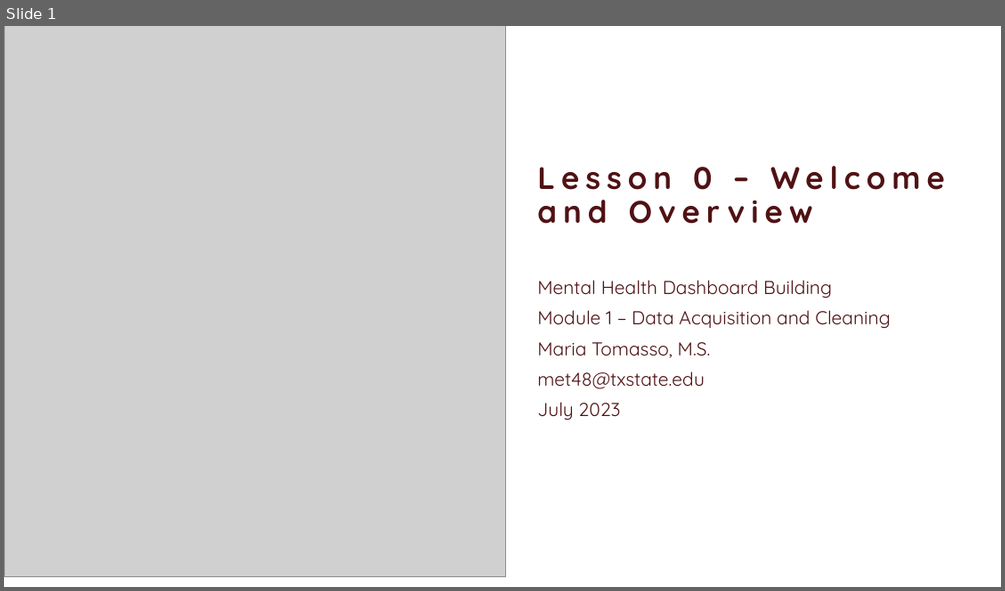
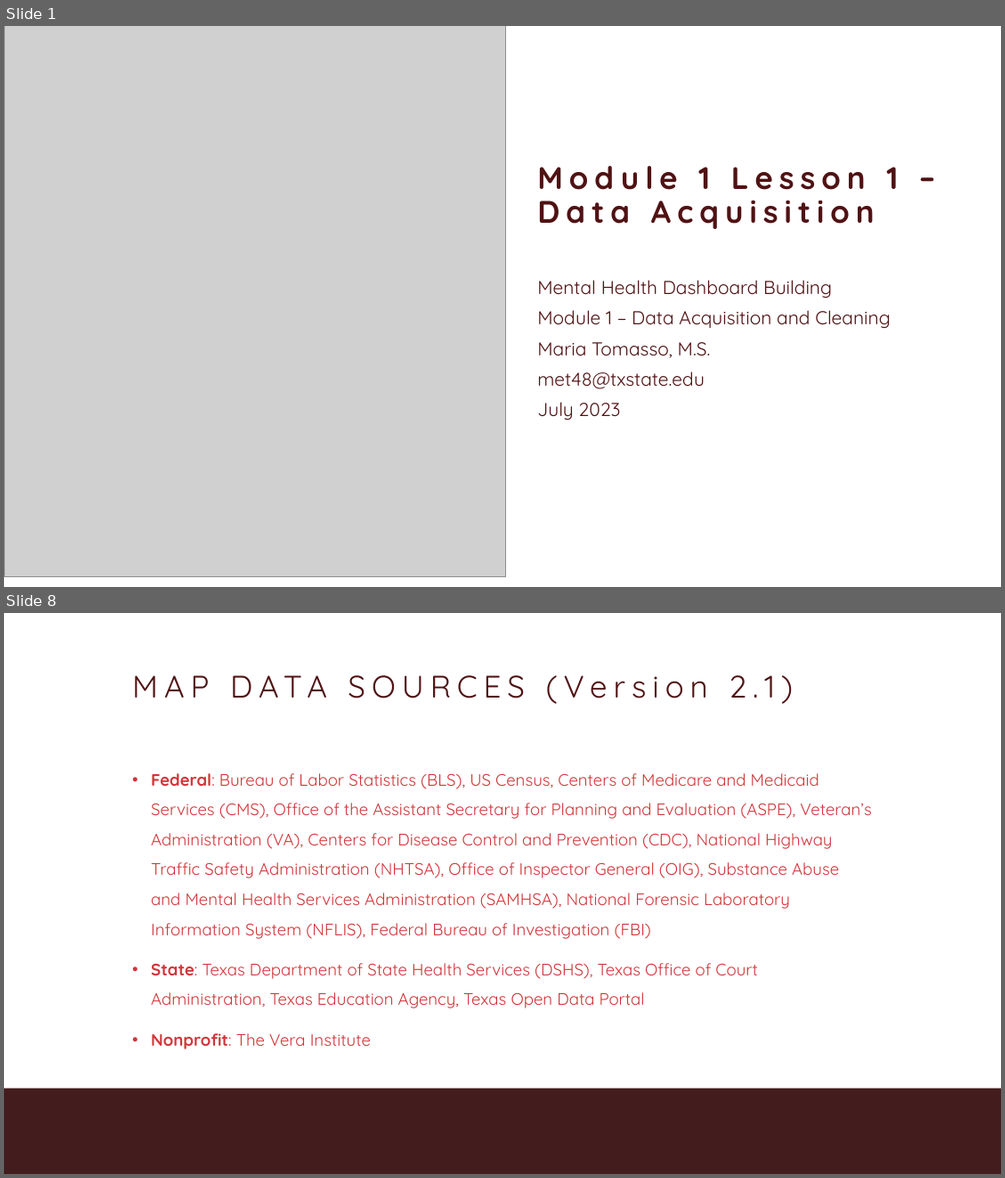
Before and after one commit to MariaElise-T/MH_Dashboard_Tutorial, a slide deck: Formatted Slides/Module1_Video1.pptx. Shown one above the other, each under a label of ours: slide 1 before the commit, slides 1 and 8 after it; the slides between them are not shown. The pictures are 1005x591 and 1005x1178 pixels, drawn with LibreOffice and Linux fonts; fonts in the diff are those of the drawing; grey boxes stand for pictures; background and template pictures are left out. Boxes give left, top, right and bottom in pixels: in the first picture for what was removed or moved away, otherwise in the second. Text is boxed around its words. In the diff, an @@ line names an element or a change of style, - is before the commit and + after.

```diff
--- a/Formatted Slides/Module1_Video1.pptx
+++ b/Formatted Slides/Module1_Video1.pptx
@@ slide 8 added at <box>4,613,1001,1174</box>, background #FFFFFF; not listed: 1 template element that a slide beside it also shows @@
@@ title added at <box>728,675,775,698</box>, 60 pt, text #501214 @@
+MAP DATA SOURCES (Version 2.1)
@@ text added at <box>151,773,871,1008</box>, 32 pt, text #D2353A @@
+• Federal: Bureau of Labor Statistics (BLS), US Census, Centers of Medicare and Medicaid Services (CMS), Office of the Assistant Secretary for Planning and Evaluation (ASPE), Veteran’s Administration (VA), Centers for Disease Control and Prevention (CDC), National Highway Traffic Safety Administration (NHTSA), Office of Inspector General (OIG), Substance Abuse and Mental Health Services Administration (SAMHSA), National Forensic Laboratory Information System (NFLIS), Federal Bureau of Investigation (FBI)
+• State: Texas Department of State Health Services (DSHS), Texas Office of Court Administration, Texas Education Agency, Texas Open Data Portal
+• Nonprofit: The Vera Institute
@@ slide 1 changed as well @@
@@ title at <box>537,166,898,229</box>: text changed @@
-Lesson 0 – Welcome and Overview
+Module 1 Lesson 1 – Data Acquisition
```
Also in this commit, not shown: 2 other slides changed, 8 other slides added, 9 other files.
